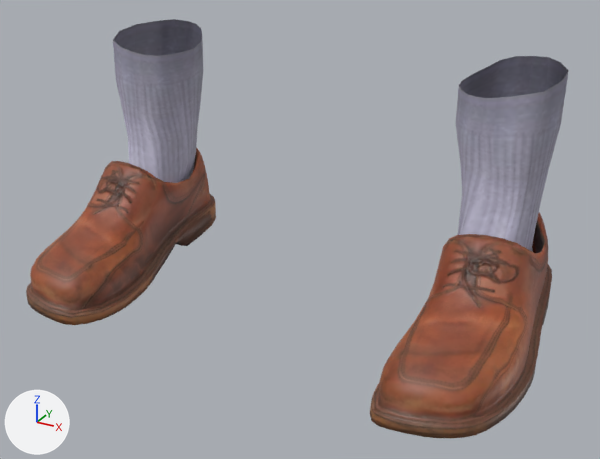
The glTF model public/models/studio/shoes/shoes01.glb, before and after one commit.
Both versions are drawn from a 50 mm lens placed at (0.332, -0.656, 0.371), pointed at (0.019, -0.085, 0.085). The lights are fixed; the arrows at lower left show +X, +Y and +Z. The older version comes first. Vertices at exactly the same position are counted once.

The first picture shows 'Shoes_shoes01'.
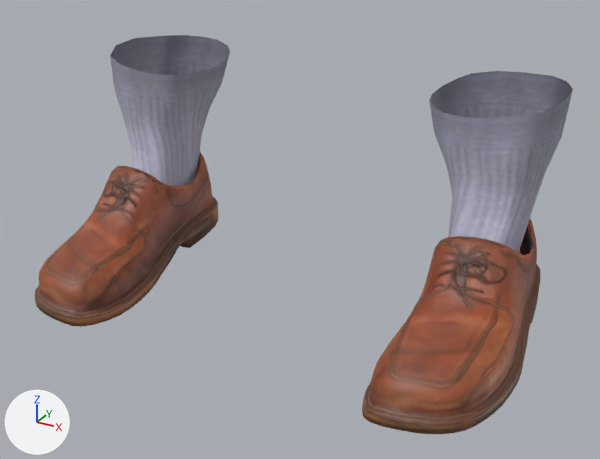
The newer file adds a shape key; the second version is drawn at full value of the shape key 'Calves_Pos' of 'Shoes_shoes01', and the change is written as the vertex moves it makes.

Edits to the scene script, one JSON object a line:
```json
{"block": "me_shoes_shoes01", "where": "# used by ob_shoes_shoes01; location = (0.0, 0.0, 0.0)"}
{"op": "remove", "block": "me_shoes_shoes01", "code": "me_shoes_shoes01.from_pydata(...)  # 1722 vertices, 3320 faces; spans x -0.23..0.23, y -0.206..0.032, z 0.001..0.229"}
{"op": "add", "block": "me_shoes_shoes01", "code": "me_shoes_shoes01.from_pydata(...)  # 1722 vertices, 3320 faces; spans x -0.22..0.22, y -0.204..0.044, z 0.002..0.213"}
{"block": "me_shoes_shoes01", "change": "me_shoes_shoes01 part 1: the loose piece of 717 vertices spanning x 0.128..0.23, y -0.206..0.032, z 0.001..0.109 is scaled about its middle by (0.966, 0.976, 0.975), then moved by (-0.008, -0.002, -0.001)"}
{"block": "me_shoes_shoes01", "change": "me_shoes_shoes01 part 2: the loose piece of 717 vertices spanning x -0.23..-0.128, y -0.206..0.032, z 0.001..0.109 is scaled about its middle by (0.966, 0.976, 0.975), then moved by (0.008, -0.002, -0.001)"}
{"block": "me_shoes_shoes01", "change": "me_shoes_shoes01 part 3: 144 of 1722 vertices moved; they spanned x 0.13..0.209, y -0.099..0.027, z 0.03..0.229 and now span x 0.105..0.213, y -0.102..0.044, z 0.029..0.213; mean shift (-0.008, -0.002, -0.005); largest move (0.142, 0.011, 0.22) -> (0.114, 0.016, 0.206)"}
{"block": "me_shoes_shoes01", "change": "me_shoes_shoes01 part 4: 144 of 1722 vertices moved; they spanned x -0.209..-0.13, y -0.099..0.027, z 0.03..0.229 and now span x -0.213..-0.105, y -0.102..0.044, z 0.029..0.213; mean shift (0.008, -0.002, -0.005); largest move (-0.142, 0.011, 0.22) -> (-0.114, 0.016, 0.206)"}
```

Boxes (x1, y1, x2, y2) around the edits, measured in the pictures (600 x 459 px; the box of a moved part takes in the faces that stretch with it):
```json
{"object": "Shoes_shoes01", "change": "reshaped", "before": [26, 19, 569, 438], "after": [35, 35, 573, 434]}
{"part": 1, "of": "me_shoes_shoes01", "change": "moved or reshaped", "before": [370, 213, 552, 438], "after": [362, 219, 541, 434]}
{"part": 2, "of": "me_shoes_shoes01", "change": "moved or reshaped", "before": [26, 148, 216, 325], "after": [35, 152, 218, 327]}
{"part": 3, "of": "me_shoes_shoes01", "change": "moved or reshaped", "before": [456, 56, 569, 252], "after": [429, 71, 573, 254]}
{"part": 4, "of": "me_shoes_shoes01", "change": "moved or reshaped", "before": [113, 19, 203, 183], "after": [110, 35, 230, 186]}
```
